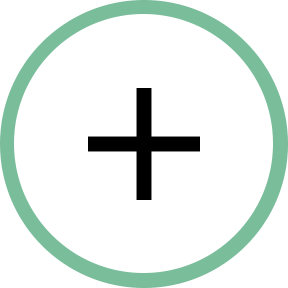
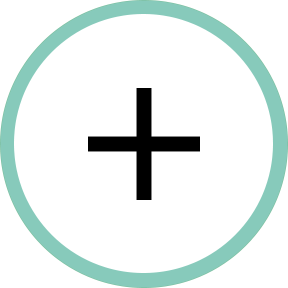
Comparing the layer stacks of the two 288×288 images. Changes:
painted on "Ellipse 1" over bbox(0, 0, 288, 288)
